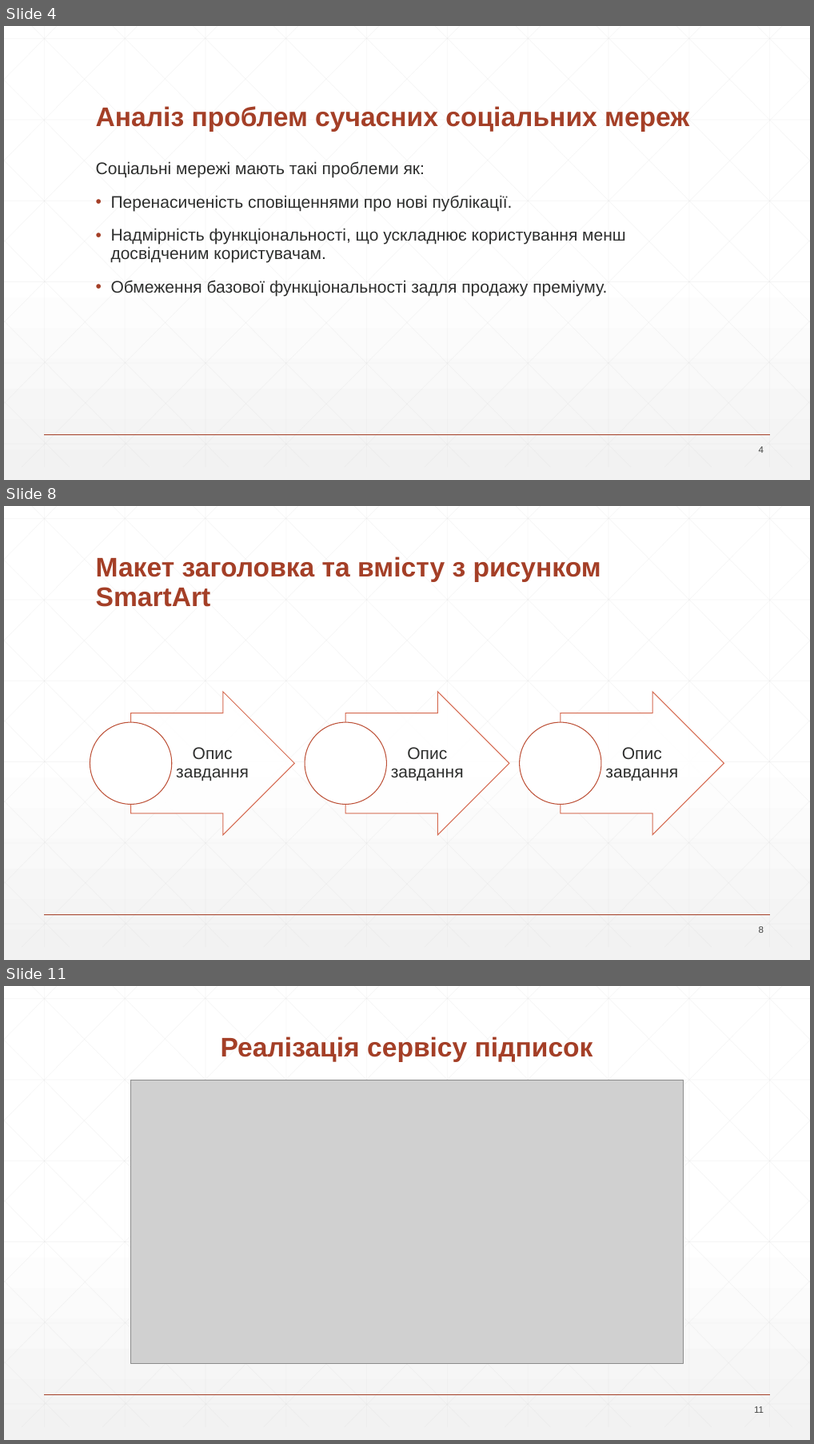
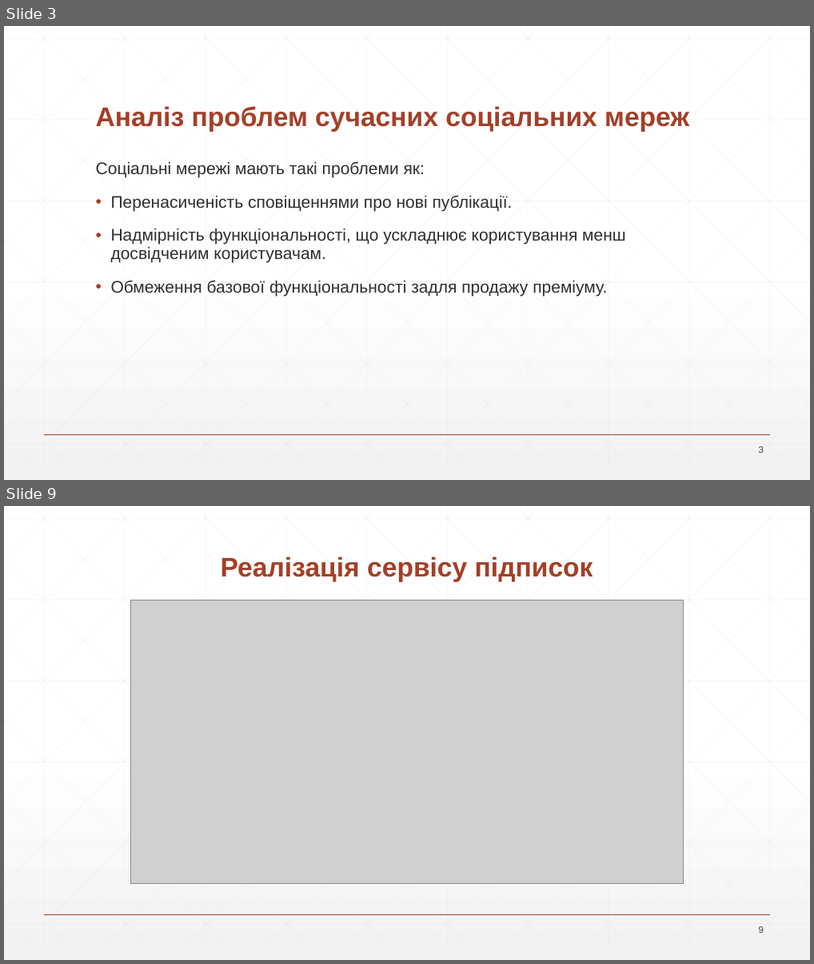
Before and after one commit to NureBiletskyiDanylo/2025_B_KKP_PZPI-22-6_Biletskyi_D_A, a slide deck: 2025_Б_ККП_ПЗПІ-22-6_Білецький_Д_А/2025_Б_ККП_ПЗПІ-22-6_Білецький_Д_А.pptx. Shown one above the other, each under a label of ours: slides 4, 8 and 11 before the commit, slides 3 and 9 after it; the slides between them are not shown. The pictures are 814x1444 and 814x964 pixels, drawn with LibreOffice and Linux fonts; fonts in the diff are those of the drawing; grey boxes stand for pictures. Boxes give left, top, right and bottom in pixels: in the first picture for what was removed or moved away, otherwise in the second. Text is boxed around its words. In the diff, an @@ line names an element or a change of style, - is before the commit and + after.

```diff
--- a/2025_Б_ККП_ПЗПІ-22-6_Білецький_Д_А/2025_Б_ККП_ПЗПІ-22-6_Білецький_Д_А.pptx
+++ b/2025_Б_ККП_ПЗПІ-22-6_Білецький_Д_А/2025_Б_ККП_ПЗПІ-22-6_Білецький_Д_А.pptx
@@ slide 8 removed at (4, 506, 810, 960), background gradient #FFFFFF to #F2F2F2; not listed: 47 template elements that a slide beside it also shows @@
@@ title removed at (96, 556, 602, 607) @@
-Макет заголовка та вмісту з рисунком SmartArt
@@ group removed at (90, 692, 725, 835): 3 right arrows, 3 texts, 3 ellipses @@
-Опис завдання
-Опис завдання
-Опис завдання
@@ page number removed at (759, 926, 764, 932) @@
-8
@@ what was slide 4 is now slide 3 @@
@@ page number at (759, 446, 764, 452): text changed @@
-4
+3
@@ what was slide 11 is now slide 9 @@
@@ page number at (759, 926, 764, 932): text changed @@
-11
+9
```
Also in this commit, not shown: 5 slides changed, 2 slides added, 3 other slides removed.
